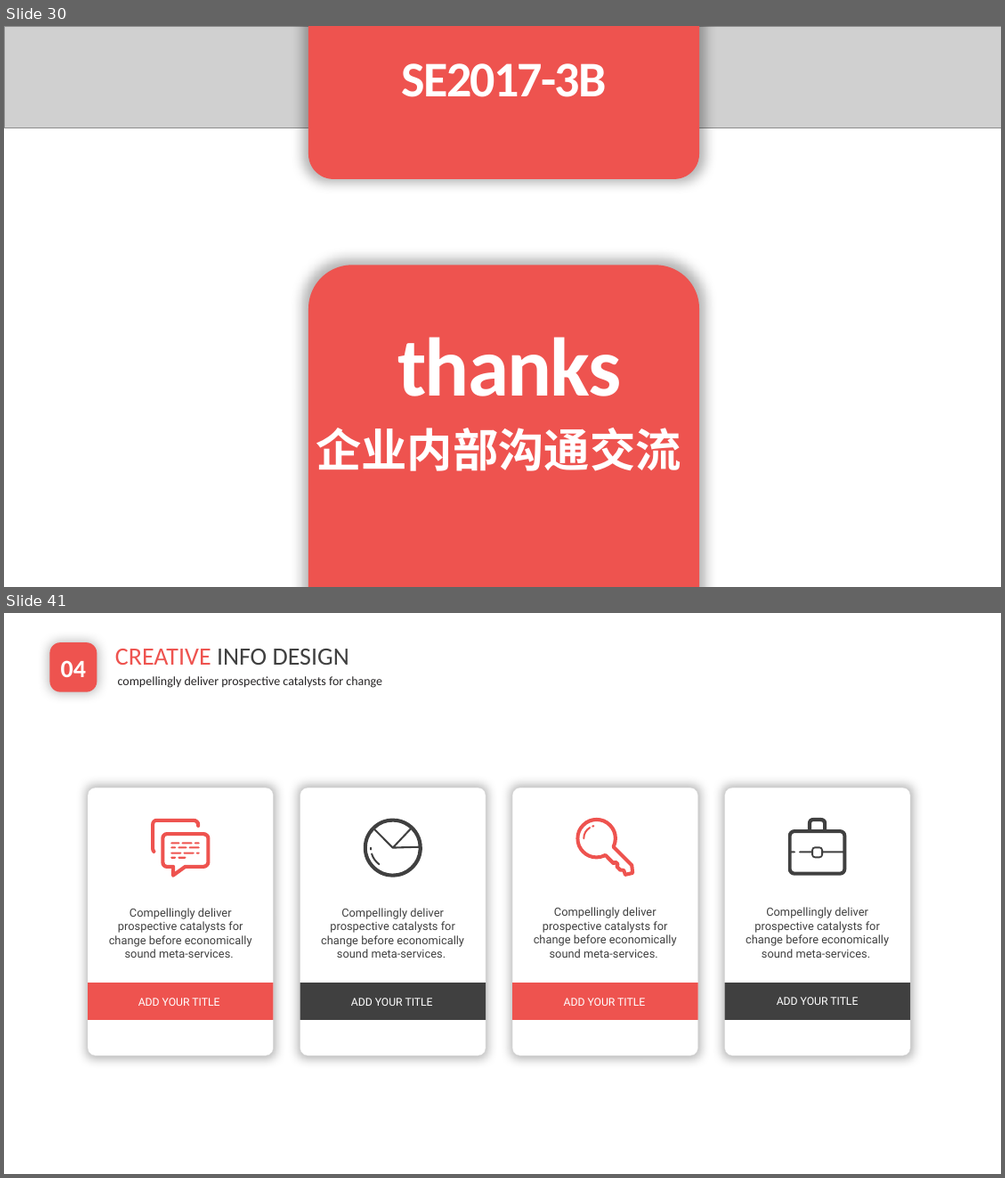
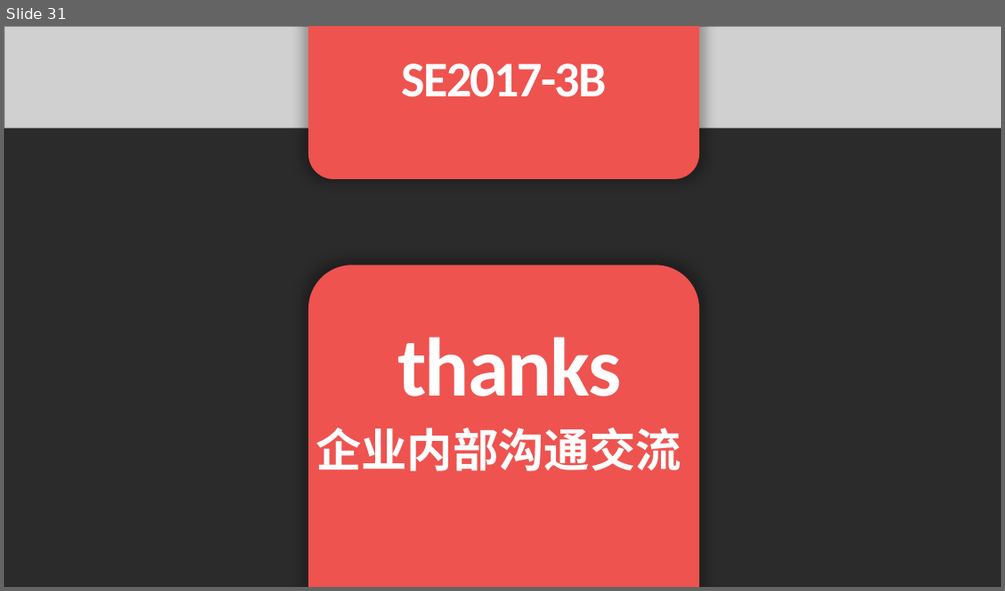
Before and after one commit to EnInternalChat/se2017, a slide deck: doc/3B报告.pptx. Shown one above the other, each under a label of ours: slides 30 and 41 before the commit, slide 31 after it; the slides between them are not shown. The pictures are 1005x1178 and 1005x591 pixels, drawn with LibreOffice and Linux fonts; fonts in the diff are those of the drawing; grey boxes stand for pictures; background and template pictures are left out; a plain dark background stands for a picture behind light text. Boxes give left, top, right and bottom in pixels: in the first picture for what was removed or moved away, otherwise in the second. Text is boxed around its words. In the diff, an @@ line names an element or a change of style, - is before the commit and + after.

```diff
--- a/doc/3B报告.pptx
+++ b/doc/3B报告.pptx
@@ slide 41 removed at (4,613,1001,1174), background picture (left out) @@
@@ rounded rectangle removed at (49,642,97,691) @@
-04
@@ text removed at (115,649,349,665) @@
-CREATIVE INFO DESIGN
@@ text removed at (118,676,382,688) @@
-compellingly deliver prospective catalysts for change
@@ rounded rectangle removed at (88,788,273,1055) @@
@@ rounded rectangle removed at (300,788,485,1055) @@
@@ rounded rectangle removed at (512,788,698,1055) @@
@@ rounded rectangle removed at (725,788,910,1055) @@
@@ freeform shape removed at (151,819,210,877) @@
@@ freeform shape removed at (364,819,423,877) @@
@@ freeform shape removed at (576,818,634,877) @@
@@ freeform shape removed at (788,818,847,876) @@
@@ text removed at (109,908,252,957) @@
-Compellingly deliver prospective catalysts for change before economically sound meta-services.
@@ text removed at (321,908,464,957) @@
-Compellingly deliver prospective catalysts for change before economically sound meta-services.
@@ text removed at (534,907,677,957) @@
-Compellingly deliver prospective catalysts for change before economically sound meta-services.
@@ text removed at (745,907,889,957) @@
-Compellingly deliver prospective catalysts for change before economically sound meta-services.
@@ rectangle removed at (88,982,273,1020) @@
@@ rectangle removed at (300,982,485,1020) @@
@@ rectangle removed at (512,982,698,1020) @@
@@ rectangle removed at (725,982,910,1020) @@
@@ text removed at (138,997,219,1005) @@
-ADD YOUR TITLE
@@ text removed at (351,997,433,1005) @@
-ADD YOUR TITLE
@@ text removed at (564,997,645,1005) @@
-ADD YOUR TITLE
@@ text removed at (777,997,858,1005) @@
-ADD YOUR TITLE
@@ what was slide 30 is now slide 31 @@
@@ slide 31 changed as well @@
@@ background #FFFFFF to picture (left out) @@
```
Also in this commit, not shown: 11 other slides changed, 1 slide added, 14 other slides removed, 1 other file.
